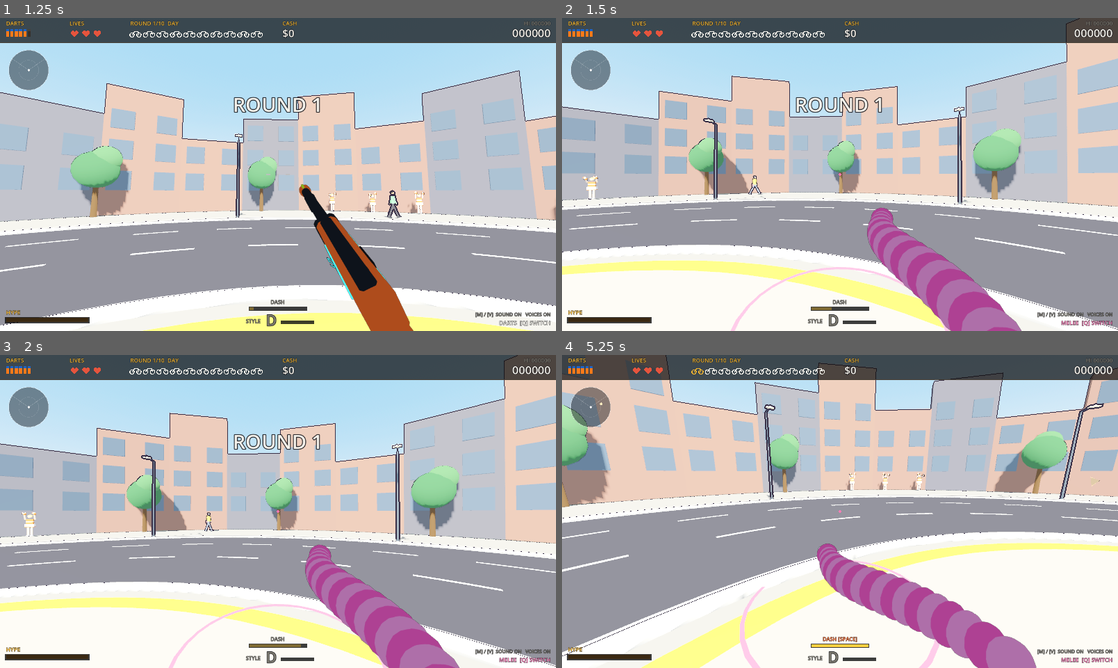
Above: before the commit, frames 1-4 (two rows, left to right).
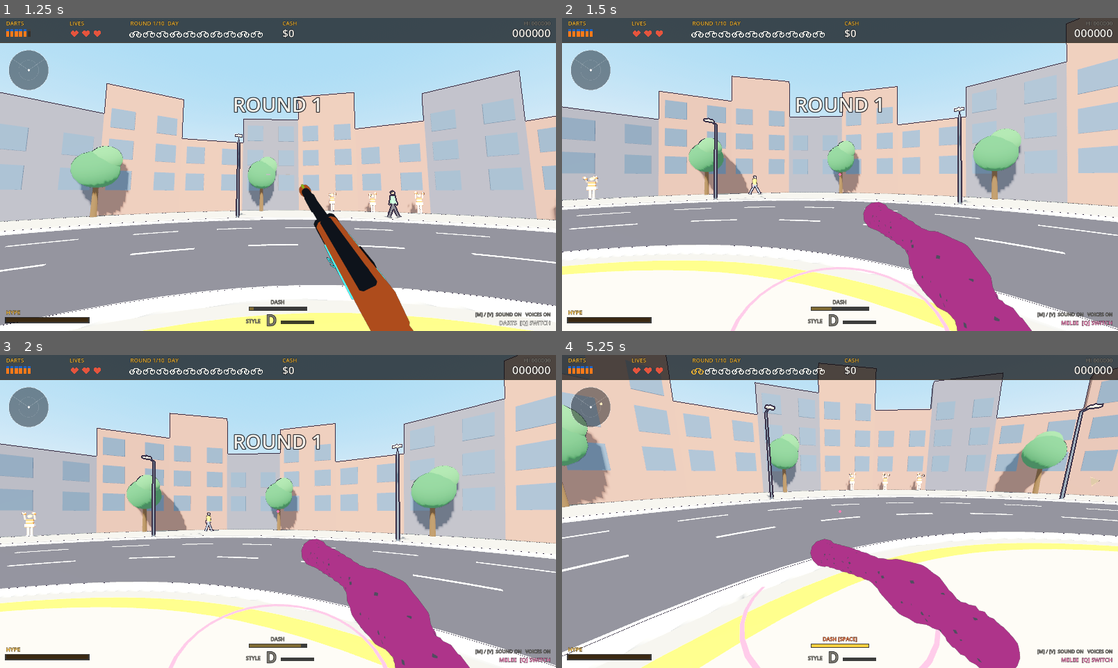
Above: after the commit, the same moments.

Repository: GVihi/FstreliBiciklina3D
Game: Godot game, scene res://main.tscn
Same seed, same stepped clock (60 frames per second), same inputs: the game is played once before the commit and once after it.
Inputs (mouse positions are in pixels of both pictures, inside the frame that each line leads up to):
- Up to frame 1 (1.25 s): tap Enter at 0.5 s; move the mouse to (400, 158) at 0.52 s; hold Right from 0.53 s (still down); tap R at 0.6 s; click (400, 158) at 0.67 s; tap Space at 0.77 s
- Up to frame 2 (1.5 s): move the mouse to (812, 174) at 1.27 s; release Right at 1.28 s; hold Up from 1.28 s (still down); tap Q at 1.35 s
- Up to frame 3 (2 s): keep holding Up; tap Space at 1.52 s
- Up to frame 4 (5.25 s): move the mouse to (851, 505) at 2.02 s; tap Tab at 2.1 s; release Up at 2.75 s; tap Space at 2.75, 3.77, 4.52 s; drag from (812, 574) to (673, 464) at 2.77 s; tap Enter at 3.5 s; move the mouse to (1006, 558) at 3.52 s; hold Left 3.53-4.28 s; tap Keypad Enter at 3.6 s; move the mouse to (795, 508) at 4.27 s; hold Up from 4.28 s (still down); tap 1 at 4.35 s; move the mouse to (845, 511) at 5.02 s; tap 2 at 5.1 s; click (845, 511) at 5.17 s

Frame 1 is identical in both runs. In frame 2, 4.4% of the frame differs, in the area x 54-85%, y 58-100%; in frame 3, 4.4%; in frame 4, 4.9%, in the area x 44-86%, y 58-100%.

Commit message:
Add glossy jelly club melee model (F3: chunky model with a glossy rubber material)
Replace the procedural gummy worm in build_rubber with a modelled club built in
Blender (tools/models/models/jelly_club.py -> assets/models/jelly_club.glb),
shaped after the owner's reference photo: ribbed grip collar, fat knob, curved
ringed shaft and a ridged head. One glossy pink material (new jelly_pink
palette entry, roughness 0.12) plus glitter flecks as a second surface, so no
alternating colours and no eyes. 2,600 tris of a 10,000 viewmodel budget.

Same extents as the worm (knob at z +0.2, head at z -1.0), so swing, reach ring
and deflect range are unchanged. RUBBER_MODEL_GLB = false restores the worm.
Adds geo.tube and geo.sparkles helpers to the model kit, a preview sheet and a
refreshed palette swatch. README F3 first checkbox ticked, pending the owner's
in-game check.

Co-Authored-By: Claude Sonnet 5.5 <noreply@anthropic.com>
Claude-Session: https://claude.ai/code/session_015HRZKPEsP2s5nR2Qy3okj2

Diff:
--- a/scripts/models.gd
+++ b/scripts/models.gd
@@ -491,10 +491,43 @@
 	Util.sphere(root, 0.02, Vector3(0.2, 0.065, 0.12), Util.glow_shared(Color(1.0, 0.2, 0.15), 2.0))
 	return root
 
-# Melee weapon: a GIANT ribbed, rubbery pink gummy worm, held by the tail. First-person viewmodel, the tail is at
-# +Z (in your hand) and the worm reaches out along -Z with a lazy S-curve. Each rib is a flattened sphere; light and
-# dark pink alternate so the ridges read even with the toon shading.
+# Melee weapon (Milestone F3): a giant glossy, glittery pink jelly-rubber club, held by the knob. The model comes from
+# assets/models/jelly_club.glb (tools/models/models/jelly_club.py): one mesh, the knob at z = +0.2 (in your hand) and the
+# head at z = -1.0, the same reach as the old worm. RUBBER_MODEL_GLB = false brings the old procedural gummy worm back.
+const RUBBER_MODEL_GLB = true
+const RUBBER_MODEL_PATH = "res://assets/models/jelly_club.glb"
+
 static func build_rubber() -> Dictionary:
+	if RUBBER_MODEL_GLB:
+		var d = _build_rubber_from_glb()
+		if not d.is_empty():
+			return d
+		push_warning("jelly_club.glb could not be loaded, using the procedural worm")
+	return _build_rubber_procedural()
+
+static func _build_rubber_from_glb() -> Dictionary:
+	if not ResourceLoader.exists(RUBBER_MODEL_PATH):
+		return {}
+	var scene = load(RUBBER_MODEL_PATH)
+	if not (scene is PackedScene):
+		return {}
+	var inst: Node = scene.instantiate()
+	var club = inst.get_node_or_null("jelly_club")
+	if not (club is Node3D):
+		inst.free()
+		return {}
+	var root = Node3D.new()
+	inst.remove_child(club)
+	inst.free()
+	root.add_child(club)
+	for ch in root.get_children():
+		if ch is MeshInstance3D:
+			ch.cast_shadow = GeometryInstance3D.SHADOW_CASTING_SETTING_OFF
+	return {"root": root, "paddle": club}
+
+# The old melee weapon: a GIANT ribbed, rubbery pink gummy worm, held by the tail. The tail is at +Z (in your hand) and
+# the worm reaches out along -Z with a lazy S-curve. Each rib is a flattened sphere; light and dark pink alternate.
+static func _build_rubber_procedural() -> Dictionary:
 	var root = Node3D.new()
 	var light = Util.mat(Color.html("#ff95cb"), 0.25)
 	var dark = Util.mat(Color.html("#ff5fae"), 0.3)
Binary file added: assets/models/jelly_club.glb
Binary file added: docs/model_previews/jelly_club.png
Binary file changed: docs/model_previews/palette.png
Not shown, changed: README.md
Not shown, changed: tools/models/kit/geo.py
Not shown, changed: tools/models/kit/palette.py
Not shown, added: tools/models/models/jelly_club.py
